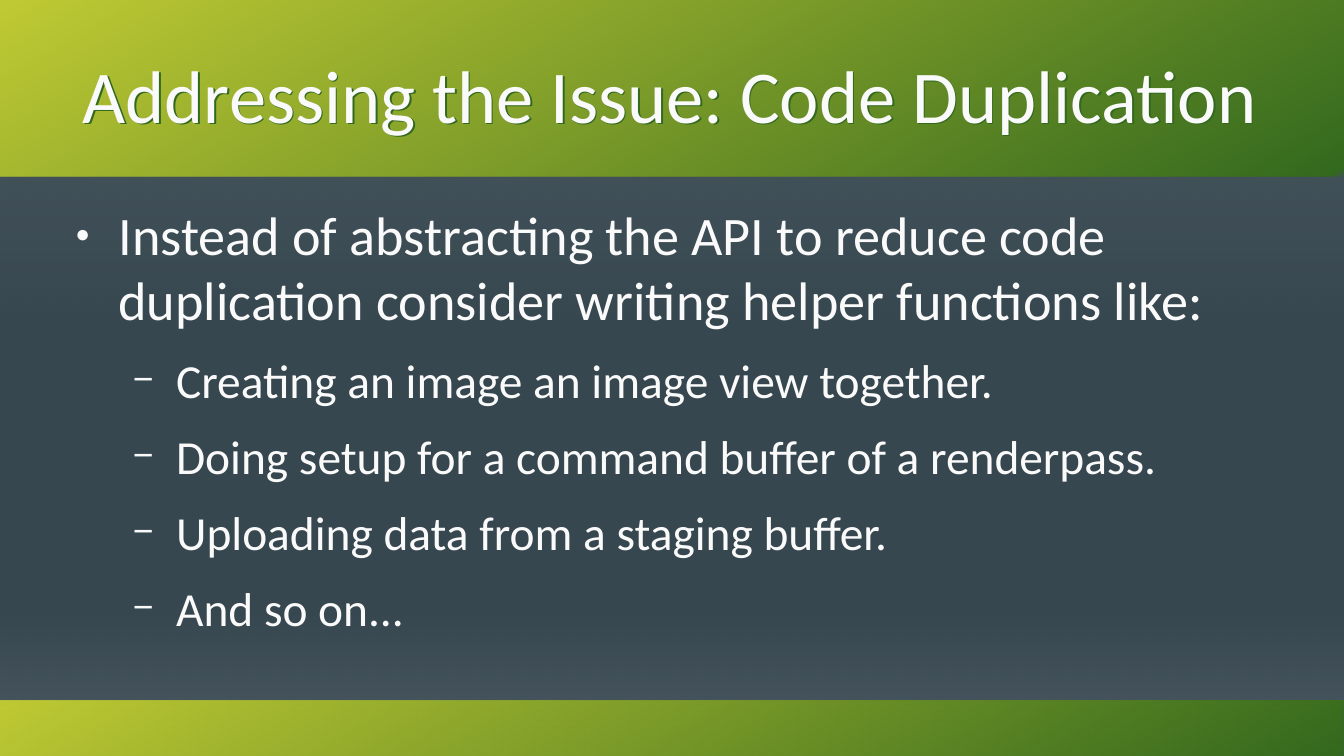
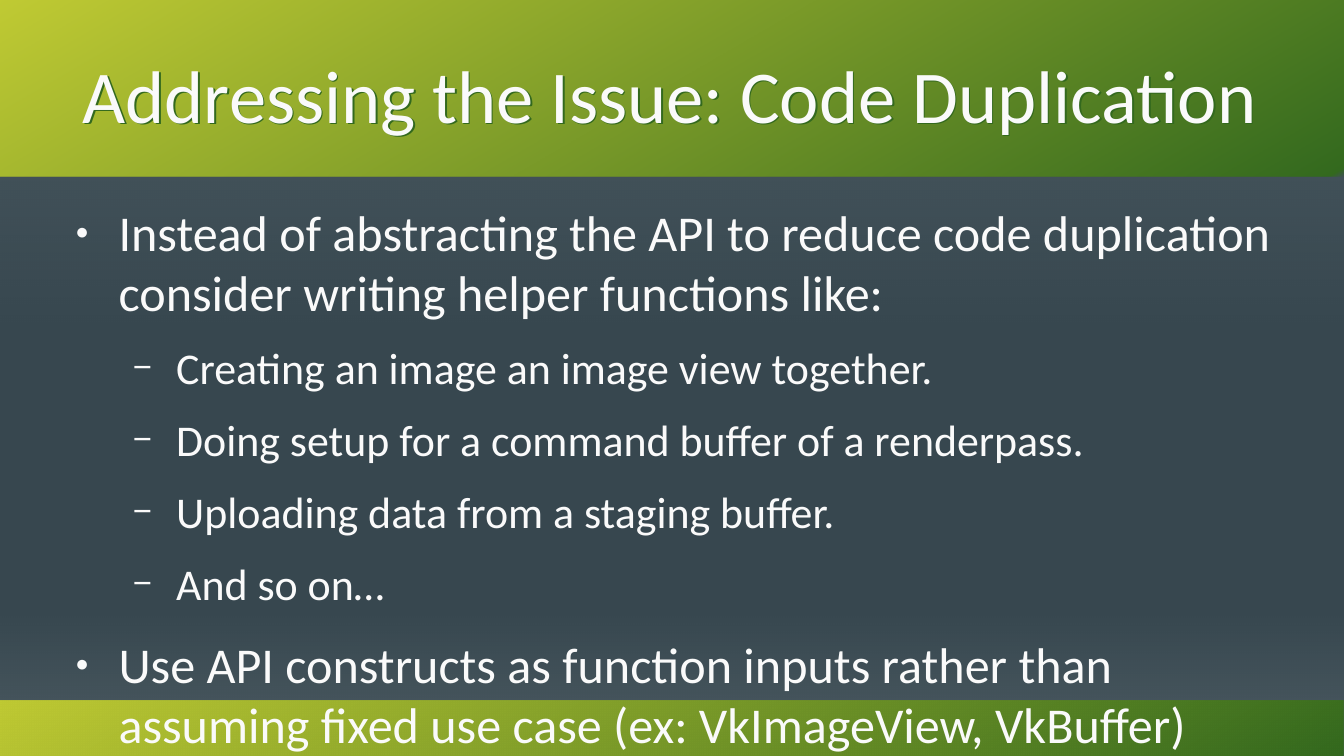
Before and after one commit to KenzieMac130/CitrusToolbox, a slide deck: slide 12 of docs/MovingToGpuDrivenRendering.odp (slide 11 before the commit). Drawn at 1344x756 pixels with LibreOffice and Linux fonts; fonts in the diff are those of the drawing. Boxes give left, top, right and bottom in pixels: in the first picture for what was removed or moved away, otherwise in the second. Text is boxed around its words. In the diff, an @@ line names an element or a change of style, - is before the commit and + after.

```diff
--- a/docs/MovingToGpuDrivenRendering.odp
+++ b/docs/MovingToGpuDrivenRendering.odp
@@ text at (119, 216, 1270, 536): size 32 to 29.6 pt in "Instead of abstracting the API to reduce ..."; size 28 to 25.9 pt in "Creating an image an image view together.", "Doing setup for a command buffer of ...", "Uploading data from a staging buffer." @@
@@ text at (119, 569, 1185, 752): text changed; size 28 to 29.6 pt @@
-  − And so on...
+  − And so on…
+● Use API constructs as function inputs rather than assuming fixed use case (ex: VkImageView, VkBuffer)
```
Also in this commit, not shown: 11 other slides changed, 32 slides added, 5 slides removed.
